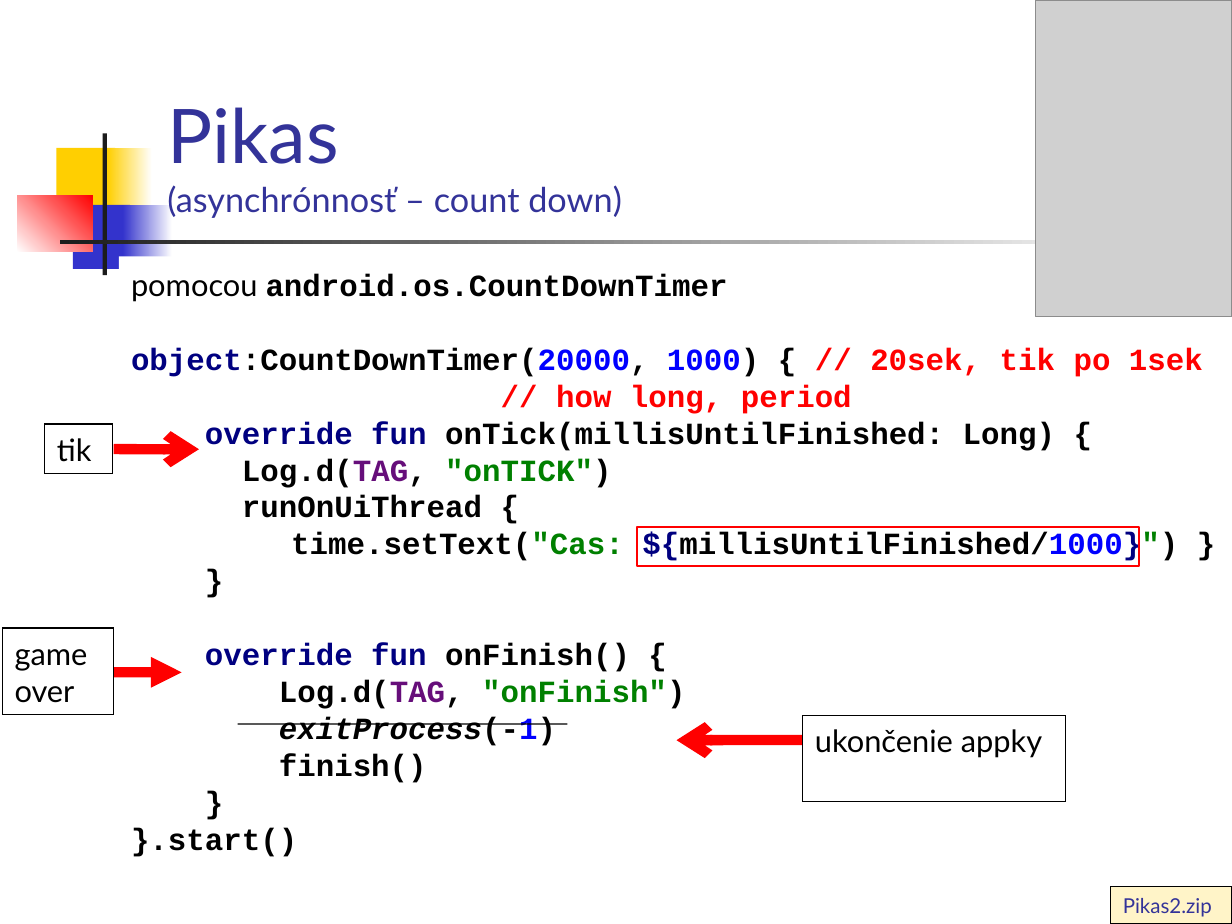
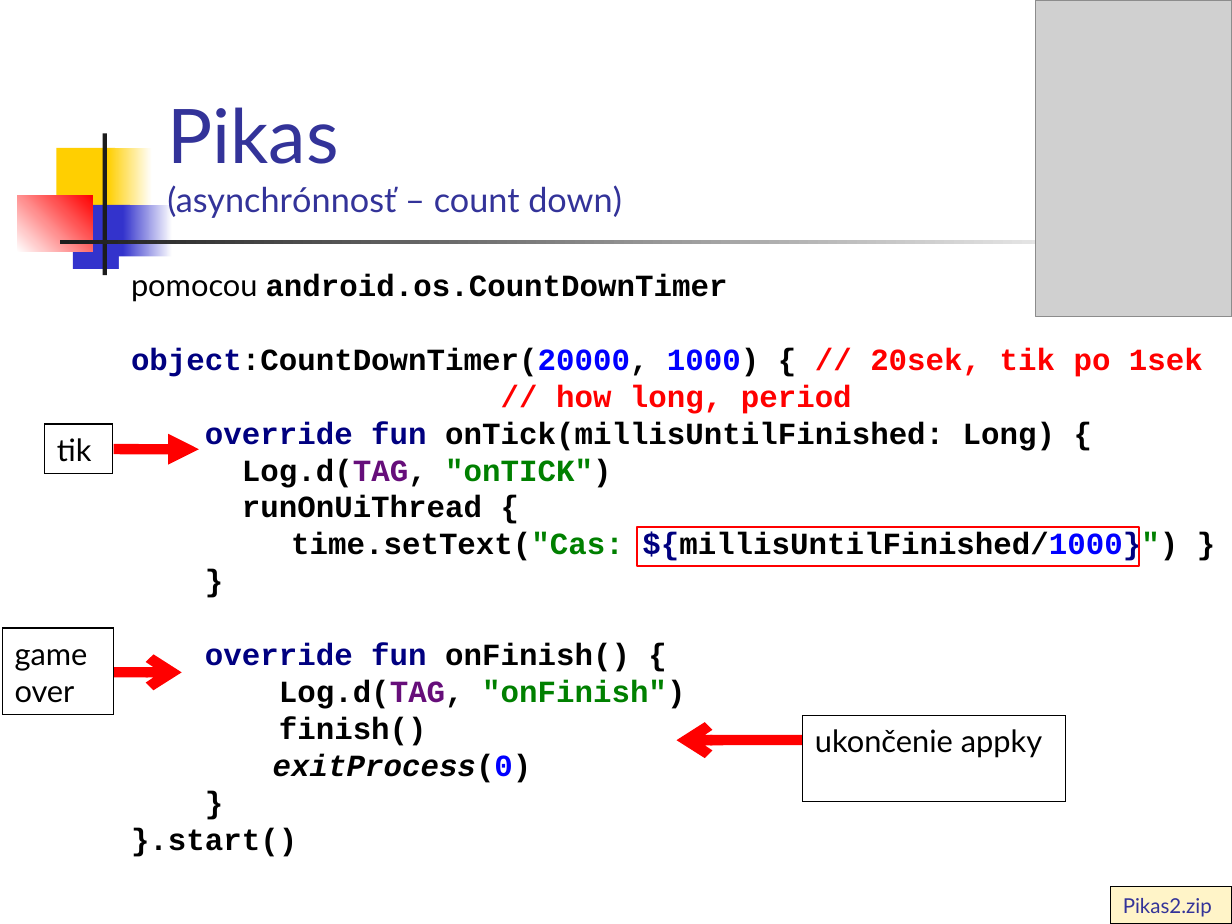
Before and after one commit to vmandro/Prednasky, a slide deck: slide 10 of 03/03_Android.ppt (slide 9 before the commit). Drawn at 1232x924 pixels with LibreOffice and Linux fonts; fonts in the diff are those of the drawing; grey boxes stand for pictures. Boxes give left, top, right and bottom in pixels: in the first picture for what was removed or moved away, otherwise in the second. Text is boxed around its words. In the diff, an @@ line names an element or a change of style, - is before the commit and + after.

```diff
--- a/03/03_Android.ppt
+++ b/03/03_Android.ppt
@@ text at [131, 643, 685, 857]: text changed @@
-override fun onFinish() {
-Log.d(TAG, "onFinish")
-exitProcess(-1)
-finish()
-}
-}.start()
+override fun onFinish() {
+Log.d(TAG, "onFinish")
+finish()
+exitProcess(0)
+}
+}.start()
@@ line removed from (238, 724) to (568, 724) @@
```
Also in this commit, not shown: 11 other slides changed, 6 slides added, 2 slides removed, 5 other files.
